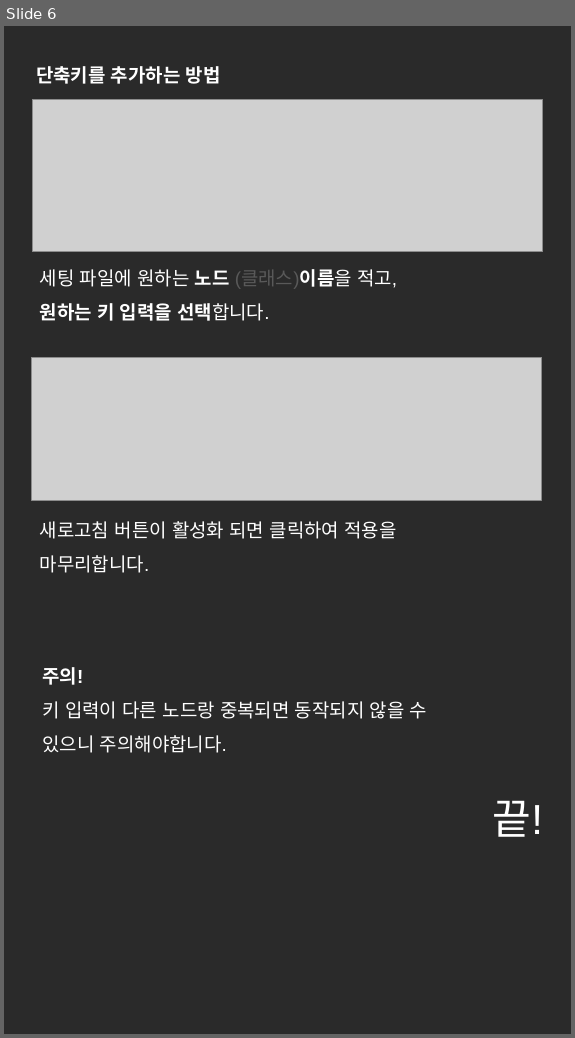
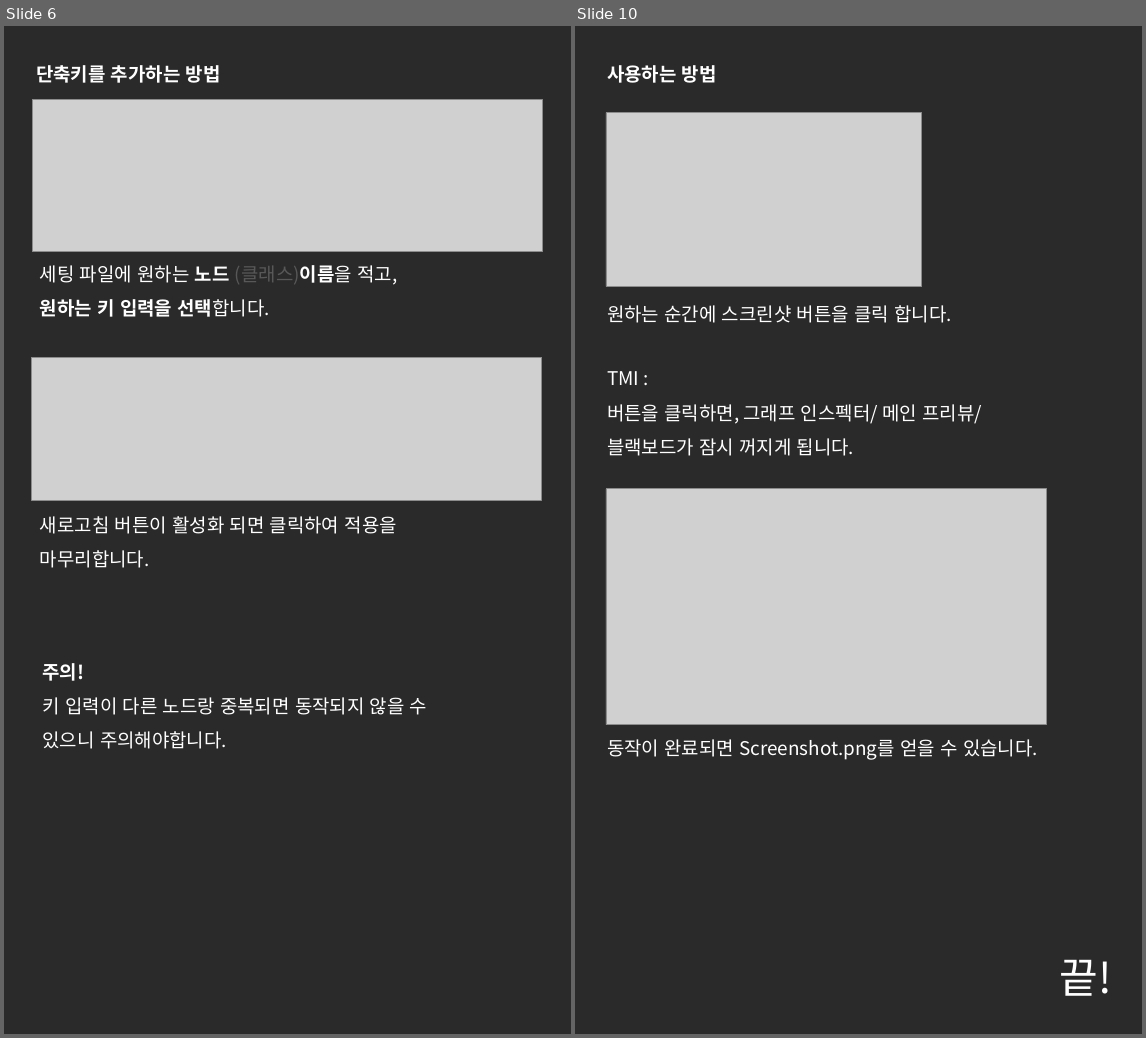
Before and after one commit to NK-Studio/ShaderGraphHotKey, a slide deck: Document KR.pptx. Shown side by side, each under a label of ours: slide 6 before the commit, slides 6 and 10 after it; the slides between them are not shown. The pictures are 575x1038 and 1146x1038 pixels, drawn with LibreOffice and Linux fonts; fonts in the diff are those of the drawing; grey boxes stand for pictures. Boxes give left, top, right and bottom in pixels: in the first picture for what was removed or moved away, otherwise in the second. Text is boxed around its words. In the diff, an @@ line names an element or a change of style, - is before the commit and + after.

```diff
--- a/Document KR.pptx
+++ b/Document KR.pptx
@@ slide 10 added at bbox=[575, 26, 1142, 1034], background #FFFFFF; not listed: 1 template element that a slide beside it also shows @@
@@ text added at bbox=[607, 65, 717, 83], 18 pt, text #FFFFFF, bold @@
+사용하는 방법
@@ picture added at bbox=[606, 113, 922, 287] @@
@@ text added at bbox=[607, 305, 951, 323], 18 pt, text #FFFFFF @@
+원하는 순간에 스크린샷 버튼을 클릭 합니다.
@@ text added at bbox=[607, 371, 982, 456], 18 pt, text #FFFFFF @@
+TMI :
+버튼을 클릭하면, 그래프 인스펙터/ 메인 프리뷰/ 블랙보드가 잠시 꺼지게 됩니다.
@@ picture added at bbox=[606, 489, 1047, 725] @@
@@ text added at bbox=[607, 739, 1038, 760], 18 pt, text #FFFFFF @@
+동작이 완료되면 Screenshot.png를 얻을 수 있습니다.
@@ text added at bbox=[1060, 959, 1112, 996], 40 pt, text #FFFFFF @@
+끝!
@@ slide 6 changed as well @@
@@ text at bbox=[40, 265, 397, 317]: text changed; font Arial to Noto Sans CJK KR @@
-세팅 파일에 원하는 노드 (클래스)이름을 적고,
-원하는 키 입력을 선택합니다.
+세팅 파일에 원하는 노드 (클래스)이름을 적고,
+원하는 키 입력을 선택합니다.
@@ text "새로고침 버튼이 활성화 되면 클릭하여 ..." at bbox=[40, 516, 397, 568]: font Arial to Noto Sans CJK KR; indent changed; more space between paragraphs @@
@@ text "주의!" at bbox=[43, 663, 427, 749]: font Arial to Noto Sans CJK KR; indent changed; line spacing 1.5 to 1; more space between paragraphs @@
@@ text removed at bbox=[493, 800, 543, 837] @@
-끝!
```
Also in this commit, not shown: 5 other slides changed, 3 other slides added, 2 other files.
